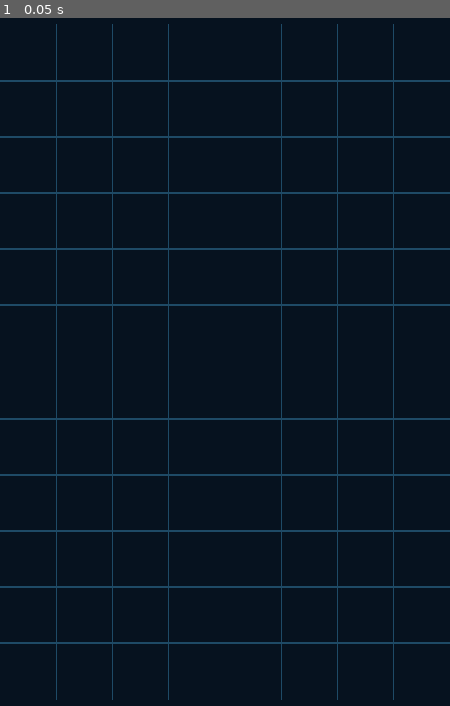
Above: before the commit, frame 1.
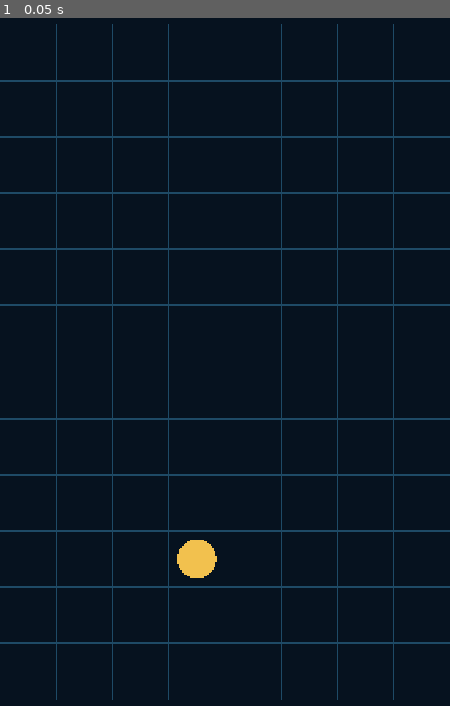
Above: after the commit, the same moment.

Repository: Vivelnow/abisal
Game: Godot game, scene res://abismo.tscn
Same seed, same stepped clock (60 frames per second), same inputs: the game is played once before the commit and once after it.
Inputs:
- Up to frame 1 (0.05 s): no input

The runs differ from the first frame. In frame 1, 0.4% of the frame differs, in the area x 39-49%, y 75-82%.

Commit message:
H1.1 paso 1: buzo dibujado en celda

Diff:
--- a/abismo.gd
+++ b/abismo.gd
@@ -4,20 +4,36 @@
 const FILAS := 12
 const COLOR_FONDO := Color("06121f")
 const COLOR_LINEA := Color("1e4a66")
+const COLOR_BUZO := Color("f2c14e")
+
+# Celda donde está el buzo: columna 3, fila 9 (se cuenta desde 0)
+var celda_buzo := Vector2i(3, 9)
+
+# Geometría de la cuadrícula (se rellenan en _calcular_geometria)
+var lado := 0.0
+var origen := Vector2.ZERO
+
+func _calcular_geometria() -> void:
+	var pantalla := get_viewport_rect().size
+	lado = minf(pantalla.x / COLUMNAS, pantalla.y / FILAS)
+	origen = Vector2(
+		(pantalla.x - lado * COLUMNAS) / 2.0,
+		(pantalla.y - lado * FILAS) / 2.0
+	)
 
 func _draw() -> void:
-	var pantalla := get_viewport_rect().size
-	var lado := minf(pantalla.x / COLUMNAS, pantalla.y / FILAS)
-	var ancho := lado * COLUMNAS
-	var alto := lado * FILAS
-	var origen := Vector2((pantalla.x - ancho) / 2.0, (pantalla.y - alto) / 2.0)
+	_calcular_geometria()
 
-	draw_rect(Rect2(Vector2.ZERO, pantalla), COLOR_FONDO)
+	draw_rect(Rect2(Vector2.ZERO, get_viewport_rect().size), COLOR_FONDO)
 
 	for c in COLUMNAS + 1:
 		var x := origen.x + c * lado
-		draw_line(Vector2(x, origen.y), Vector2(x, origen.y + alto), COLOR_LINEA, 2.0)
+		draw_line(Vector2(x, origen.y), Vector2(x, origen.y + lado * FILAS), COLOR_LINEA, 2.0)
 
 	for f in FILAS + 1:
 		var y := origen.y + f * lado
-		draw_line(Vector2(origen.x, y), Vector2(origen.x + ancho, y), COLOR_LINEA, 2.0)
+		draw_line(Vector2(origen.x, y), Vector2(origen.x + lado * COLUMNAS, y), COLOR_LINEA, 2.0)
+
+	# El buzo: un círculo en el centro de su celda
+	var centro := origen + (Vector2(celda_buzo) + Vector2(0.5, 0.5)) * lado
+	draw_circle(centro, lado * 0.35, COLOR_BUZO)
